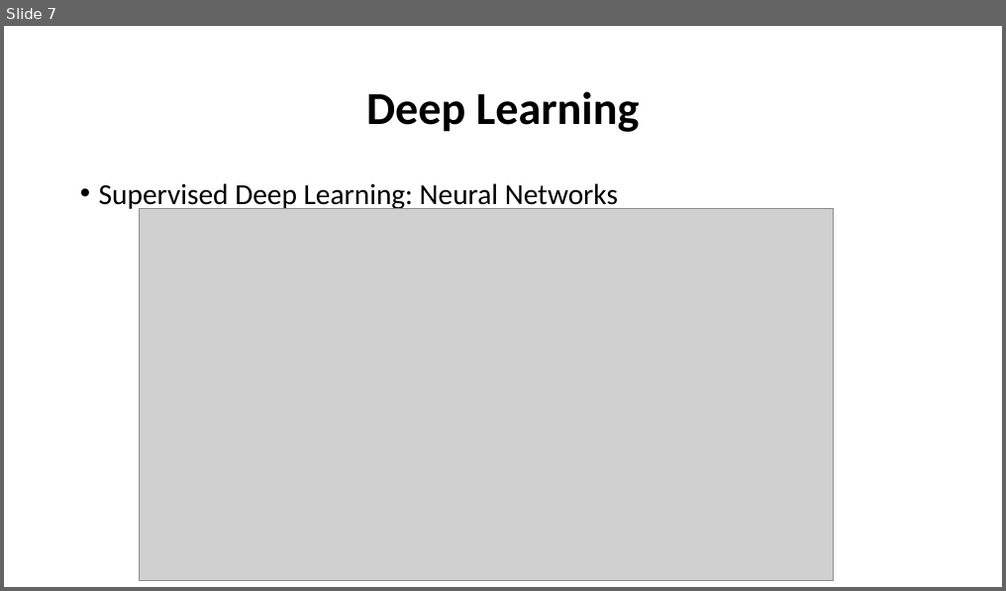
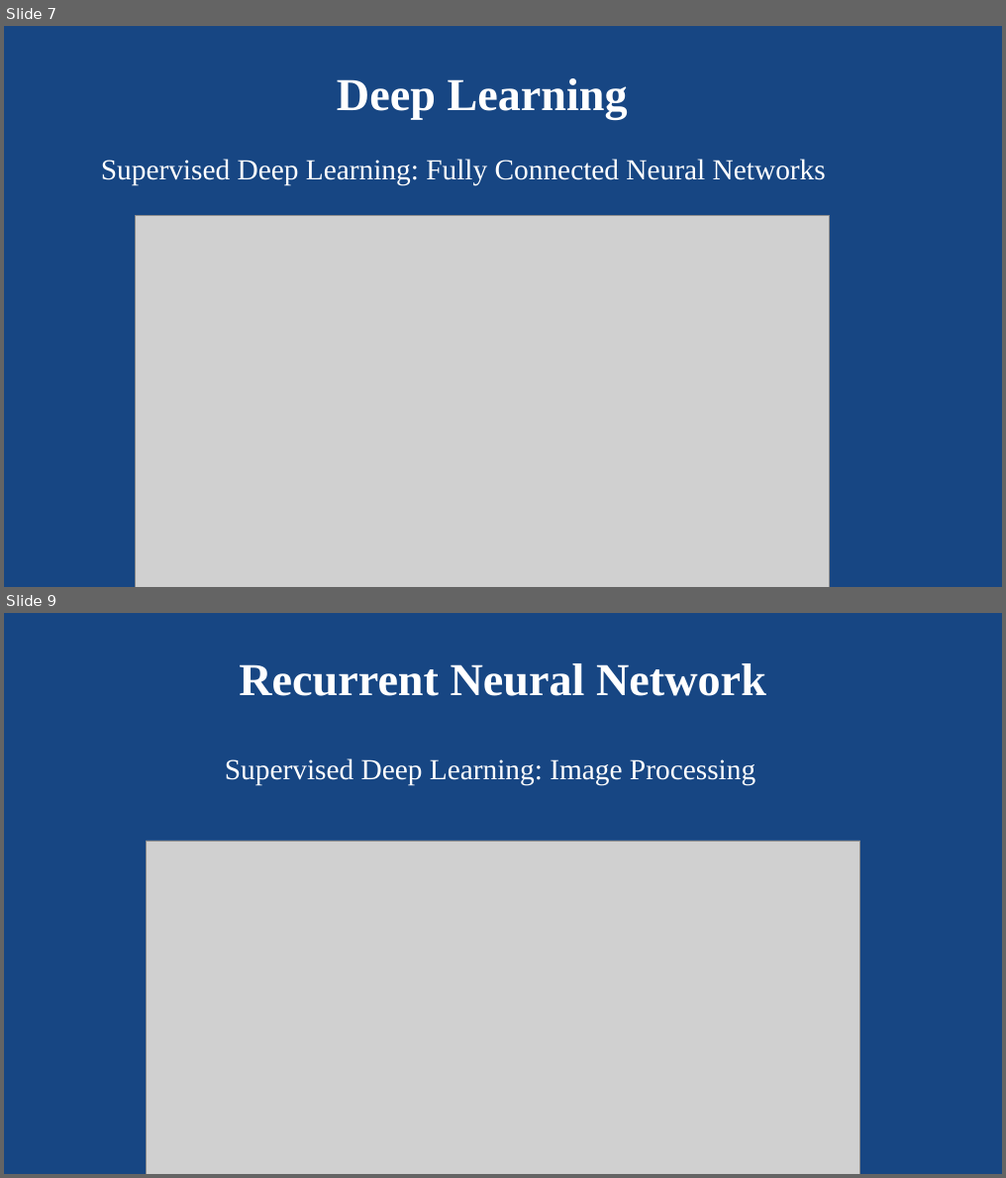
Before and after one commit to SaretMagnoslove/Machine_learning_Workshop, a slide deck: Presentation/WorkshopPresentation.pptx. Shown one above the other, each under a label of ours: slide 7 before the commit, slides 7 and 9 after it; the slides between them are not shown. The pictures are 1006x591 and 1006x1178 pixels, drawn with LibreOffice and Linux fonts; fonts in the diff are those of the drawing; grey boxes stand for pictures. Boxes give left, top, right and bottom in pixels: in the first picture for what was removed or moved away, otherwise in the second. Text is boxed around its words. In the diff, an @@ line names an element or a change of style, - is before the commit and + after.

```diff
--- a/Presentation/WorkshopPresentation.pptx
+++ b/Presentation/WorkshopPresentation.pptx
@@ slide 9 added at <box>4,613,1002,1174</box>, background #174683 @@
@@ title added at <box>239,663,766,696</box>, 44 pt, text #FFFFFF, bold @@
+Recurrent Neural Network
@@ text added at <box>225,759,755,786</box>, 28 pt, text #FFFFFF @@
+Supervised Deep Learning: Image Processing
@@ picture added at <box>147,841,860,1174</box> @@
@@ slide 7 changed as well @@
@@ background #FFFFFF to #174683 @@
@@ title "Deep Learning": place and size @@
-title "Deep Learning" at <box>366,91,640,132</box>
+title "Deep Learning" at <box>337,78,628,120</box>
@@ title "Deep Learning" at <box>337,78,628,120</box>: font Calibri to Times New Roman, text colour #000000 to #FFFFFF @@
@@ text at <box>101,159,826,185</box>: text changed; font Calibri to Times New Roman; text colour #000000 to #FFFFFF @@
-• Supervised Deep Learning: Neural Networks
+Supervised Deep Learning: Fully Connected Neural Networks
@@ picture: place and size @@
-picture at <box>139,209,833,580</box>
+picture at <box>135,215,829,587</box>
```
Also in this commit, not shown: 9 other slides changed, 2 other slides added, 1 slide removed.
